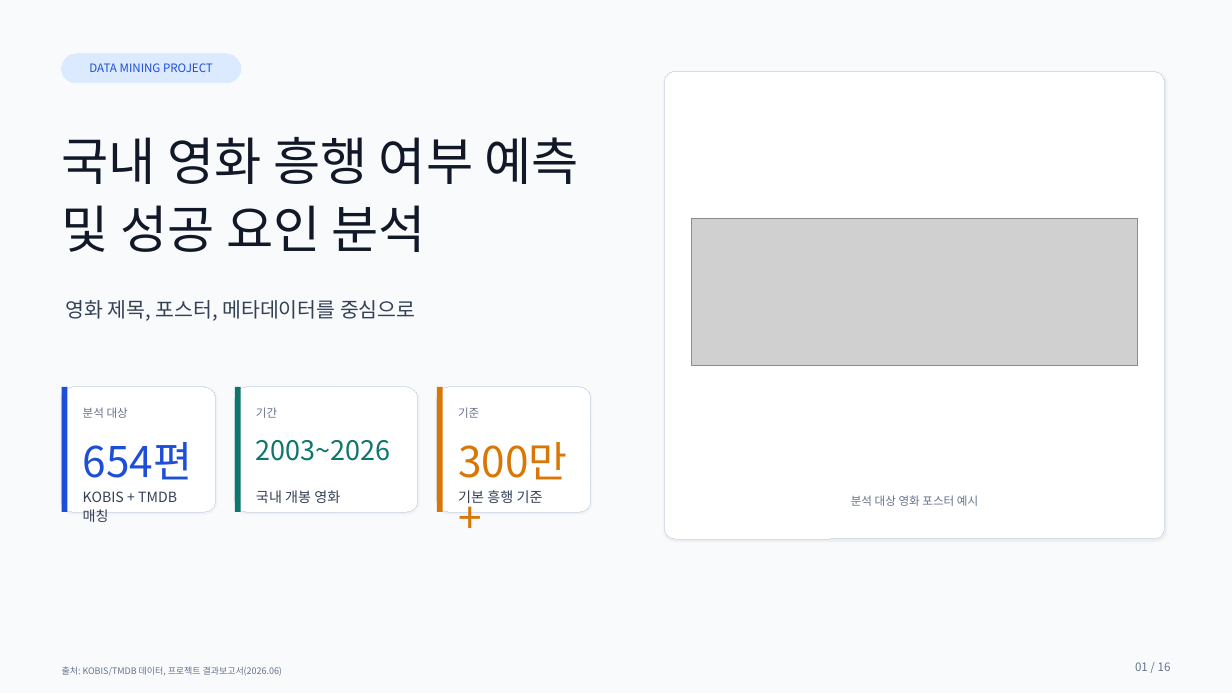
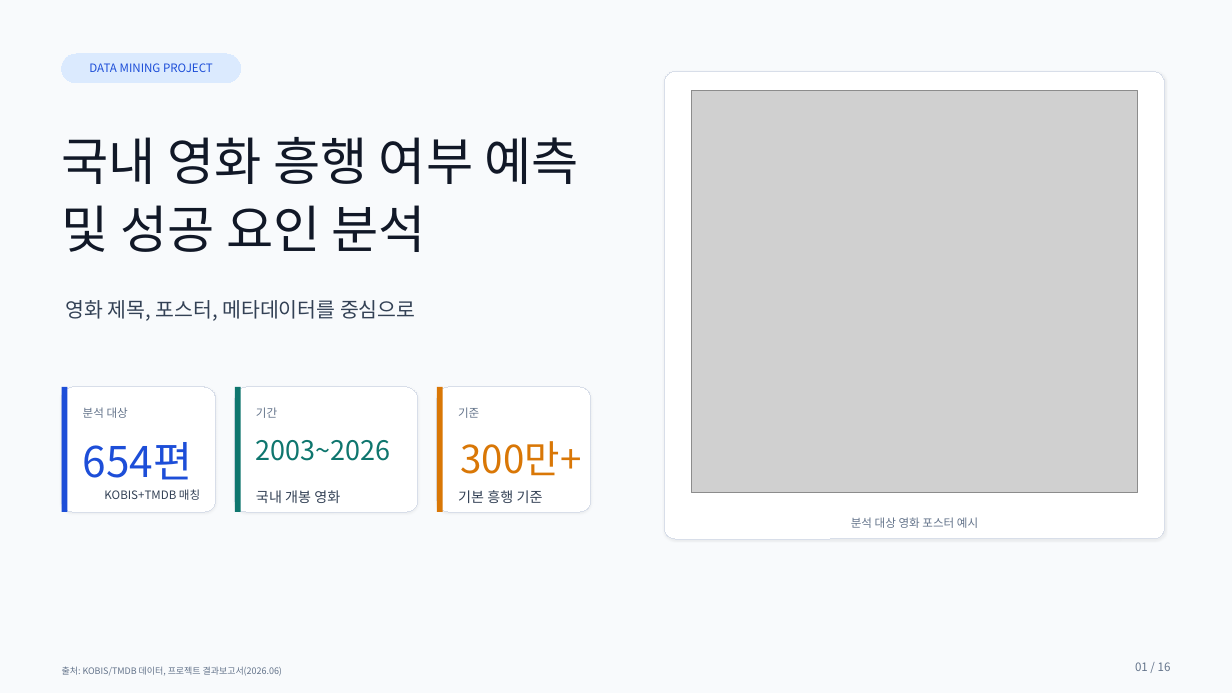
Before and after one commit to ryankimjh00/data-mining-term-project, a slide deck: slide 1 of outputs/영화흥행 예측 PPT.pptx. Drawn at 1232x693 pixels with LibreOffice and Linux fonts; fonts in the diff are those of the drawing; grey boxes stand for pictures. Boxes give left, top, right and bottom in pixels: in the first picture for what was removed or moved away, otherwise in the second. Text is boxed around its words. In the diff, an @@ line names an element or a change of style, - is before the commit and + after.

```diff
--- a/outputs/영화흥행 예측 PPT.pptx
+++ b/outputs/영화흥행 예측 PPT.pptx
@@ picture added at [691, 91, 1138, 493] @@
@@ picture removed at [691, 218, 1138, 365] @@
@@ text "300만+" at [461, 441, 582, 476]: size 33 to 30 pt; alignment left to right @@
@@ text at [104, 489, 200, 500]: text changed; size 11 to 9 pt @@
-KOBIS + TMDB 매칭
+KOBIS+TMDB 매칭
@@ text "분석 대상 영화 포스터 예시": place and size @@
-text "분석 대상 영화 포스터 예시" at [851, 495, 978, 506]
+text "분석 대상 영화 포스터 예시" at [851, 517, 978, 528]
```
Also in this commit, not shown: 1 other slide changed.
